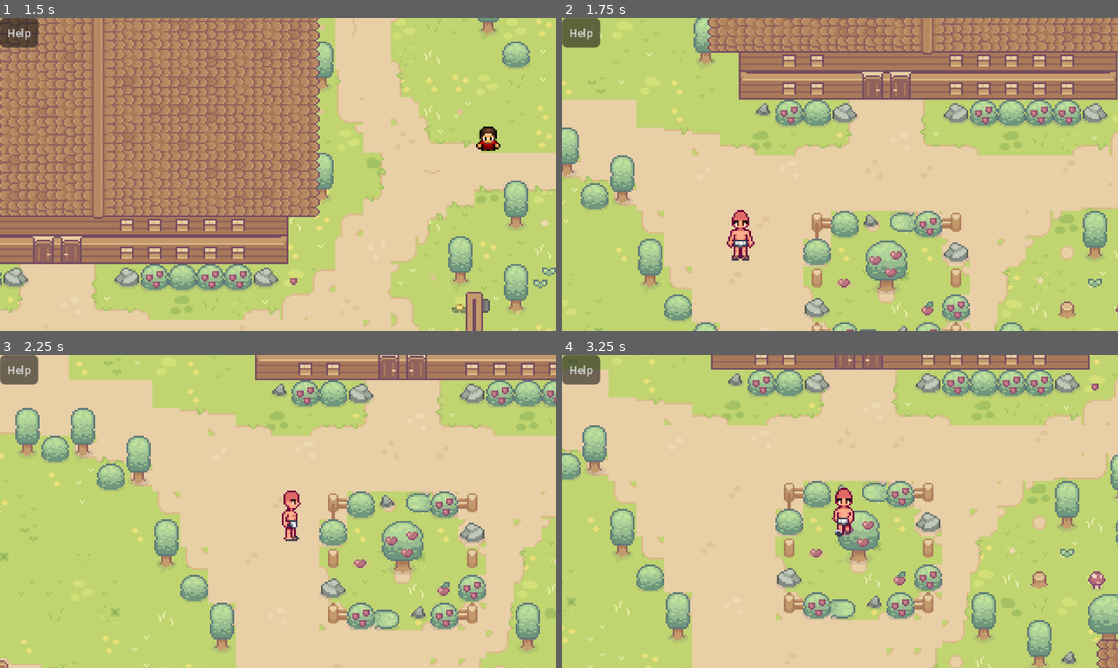
Above: before the commit, frames 1-4 (two rows, left to right).
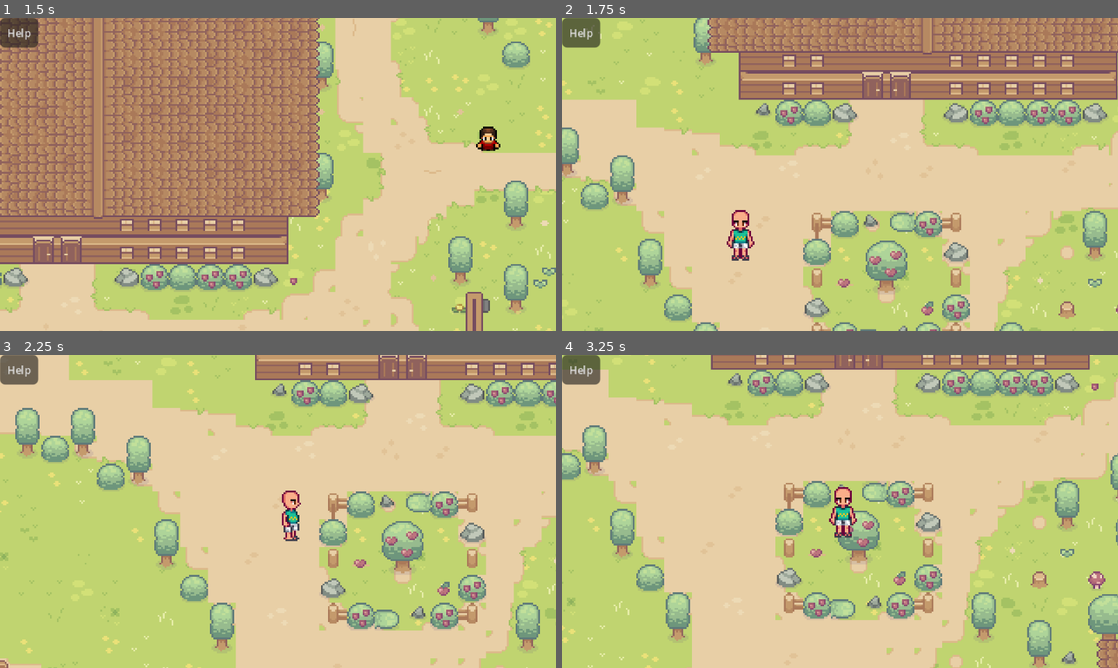
Above: after the commit, the same moments.

Repository: IainMacGraham/hollyburns
Game: Godot game, scene res://title_screen.tscn
Two runs of this game, one before a commit and one after it. Both use one fixed random seed, a clock stepped at 60 frames per second and the inputs below.
Inputs:
- Up to frame 1 (1.5 s): click "START" at 0.5 s; click "START" at 1.25 s
- Up to frame 2 (1.75 s): no input
- Up to frame 3 (2.25 s): hold D (move_right) from 2.03 s (still down); tap C (chat) at 2.1 s
- Up to frame 4 (3.25 s): release D (move_right) at 2.78 s; hold S (move_down) from 2.78 s (still down); tap F (interact) at 2.85 s

Frame 1 is identical in both runs. In frame 2, 0.2% of the frame differs, in the area x 30-34%, y 61-74%; in frame 3, 0.3%; in frame 4, 0.5%, in the area x 48-54%, y 42-59%.

Commit message:
Pre-OpenAI backup — Eidolon version

Diff:
--- a/player.tscn
+++ b/player.tscn
@@ -1,30 +1,33 @@
 [gd_scene format=3 uid="uid://c34y23oney586"]
 
 [ext_resource type="Script" uid="uid://cn4sf2g4k2qxs" path="res://player.gd" id="1_4flbx"]
-[ext_resource type="Texture2D" uid="uid://cxi44f3y71lin" path="res://Animations/down1.png" id="2_hqtel"]
-[ext_resource type="Texture2D" uid="uid://usvlo6ebjdtj" path="res://Animations/stillFront.png" id="2_nvl01"]
-[ext_resource type="Texture2D" uid="uid://copls6b0l0gnb" path="res://Animations/down2.png" id="3_sweqy"]
-[ext_resource type="Texture2D" uid="uid://bj46mmo34ynep" path="res://Animations/faceLeftStill.png" id="5_ivps1"]
-[ext_resource type="Texture2D" uid="uid://5ewfk1auqbr5" path="res://Animations/leftWalk1.png" id="6_urp6f"]
-[ext_resource type="Texture2D" uid="uid://b4fx6cn8xwixj" path="res://Animations/leftWalk2.png" id="7_bwjto"]
-[ext_resource type="Texture2D" uid="uid://0vdle1hcqf6" path="res://Animations/faceRightStill.png" id="8_606se"]
-[ext_resource type="Texture2D" uid="uid://dsryyh72bx5o4" path="res://Animations/rightWalk1.png" id="9_u1c27"]
-[ext_resource type="Texture2D" uid="uid://kh6vgpv7s8jt" path="res://Animations/rightWalk2.png" id="10_op7ga"]
-[ext_resource type="Texture2D" uid="uid://bahuwm5tjmi1s" path="res://Animations/backStill.png" id="11_bwjto"]
-[ext_resource type="Texture2D" uid="uid://bor5ofyf6yrct" path="res://Animations/backWalk1.png" id="12_606se"]
-[ext_resource type="Texture2D" uid="uid://c343cq3ugi00x" path="res://Animations/backWalk2.png" id="13_u1c27"]
+[ext_resource type="Texture2D" uid="uid://ds18t7dglbros" path="res://Animations/Playerdown1.png" id="2_urp6f"]
+[ext_resource type="Texture2D" uid="uid://bc7f2go00madb" path="res://Animations/Playerdown2.png" id="3_bwjto"]
+[ext_resource type="Texture2D" uid="uid://5mh1k6v4n04k" path="res://Animations/Playerdown3.png" id="4_606se"]
+[ext_resource type="Texture2D" uid="uid://ckc78cfblkeks" path="res://Animations/PlayerLeftSide1.png" id="5_u1c27"]
+[ext_resource type="Texture2D" uid="uid://ddncs1u56dras" path="res://Animations/PlayerLeftSide2.png" id="6_op7ga"]
+[ext_resource type="Texture2D" uid="uid://g1nx1jls7nuf" path="res://Animations/PlayerLeftSide3.png" id="7_q13i1"]
+[ext_resource type="Texture2D" uid="uid://ck5bwujprtkmr" path="res://Animations/Playerside1.png" id="8_pylmc"]
+[ext_resource type="Texture2D" uid="uid://dhru60q7vd1e7" path="res://Animations/Playerside2.png" id="9_pbfsw"]
+[ext_resource type="Texture2D" uid="uid://dvn08n2ecpa5x" path="res://Animations/Playerside3.png" id="10_5tmop"]
+[ext_resource type="Texture2D" uid="uid://6cs5qwevdada" path="res://Animations/Playerup1.png" id="11_7ahtn"]
+[ext_resource type="Texture2D" uid="uid://cra6flhiobofn" path="res://Animations/Playerup2.png" id="12_7lmhl"]
+[ext_resource type="Texture2D" uid="uid://btxo2t5jgu7hs" path="res://Animations/Playerup3.png" id="13_dx0e4"]
 
 [sub_resource type="SpriteFrames" id="SpriteFrames_2hs0m"]
 animations = [{
 "frames": [{
 "duration": 1.0,
-"texture": ExtResource("2_nvl01")
+"texture": ExtResource("2_urp6f")
 }, {
 "duration": 1.0,
-"texture": ExtResource("2_hqtel")
+"texture": ExtResource("3_bwjto")
 }, {
 "duration": 1.0,
-"texture": ExtResource("3_sweqy")
+"texture": ExtResource("2_urp6f")
+}, {
+"duration": 1.0,
+"texture": ExtResource("4_606se")
 }],
 "loop": true,
 "name": &"walk_down",
@@ -32,13 +35,16 @@
 }, {
 "frames": [{
 "duration": 1.0,
-"texture": ExtResource("5_ivps1")
+"texture": ExtResource("5_u1c27")
 }, {
 "duration": 1.0,
-"texture": ExtResource("6_urp6f")
+"texture": ExtResource("6_op7ga")
 }, {
 "duration": 1.0,
-"texture": ExtResource("7_bwjto")
+"texture": ExtResource("5_u1c27")
+}, {
+"duration": 1.0,
+"texture": ExtResource("7_q13i1")
 }],
 "loop": true,
 "name": &"walk_left",
@@ -46,13 +52,16 @@
 }, {
 "frames": [{
 "duration": 1.0,
-"texture": ExtResource("8_606se")
+"texture": ExtResource("8_pylmc")
 }, {
 "duration": 1.0,
-"texture": ExtResource("9_u1c27")
+"texture": ExtResource("9_pbfsw")
 }, {
 "duration": 1.0,
-"texture": ExtResource("10_op7ga")
+"texture": ExtResource("8_pylmc")
+}, {
+"duration": 1.0,
+"texture": ExtResource("10_5tmop")
 }],
 "loop": true,
 "name": &"walk_right",
@@ -60,13 +69,16 @@
 }, {
 "frames": [{
 "duration": 1.0,
-"texture": ExtResource("11_bwjto")
+"texture": ExtResource("11_7ahtn")
 }, {
 "duration": 1.0,
-"texture": ExtResource("12_606se")
+"texture": ExtResource("12_7lmhl")
 }, {
 "duration": 1.0,
-"texture": ExtResource("13_u1c27")
+"texture": ExtResource("11_7ahtn")
+}, {
+"duration": 1.0,
+"texture": ExtResource("13_dx0e4")
 }],
 "loop": true,
 "name": &"walk_up",
@@ -86,14 +98,13 @@
 [node name="AnimatedSprite2D" type="AnimatedSprite2D" parent="." unique_id=403968873]
 sprite_frames = SubResource("SpriteFrames_2hs0m")
 animation = &"walk_down"
+frame_progress = 0.42847872
 
 [node name="CollisionShape2D" type="CollisionShape2D" parent="." unique_id=17647306]
-visible = false
 position = Vector2(0, 8)
 shape = SubResource("CapsuleShape2D_urp6f")
 
 [node name="InteractionArea" type="Area2D" parent="." unique_id=889936258]
-visible = false
 
 [node name="CollisionShape2D" type="CollisionShape2D" parent="InteractionArea" unique_id=1382525795]
 shape = SubResource("CircleShape2D_i3pqv")
Binary file added: Animations/PlayerLeftSide1.png
Not shown, changed: Animations/PlayerLeftSide1.png.import
Binary file added: Animations/PlayerLeftSide2.png
Not shown, changed: Animations/PlayerLeftSide2.png.import
Binary file added: Animations/PlayerLeftSide3.png
Not shown, changed: Animations/PlayerLeftSide3.png.import
Binary file added: Animations/Playerdown1.png
Not shown, changed: Animations/Playerdown1.png.import
Binary file added: Animations/Playerdown2.png
Not shown, changed: Animations/Playerdown2.png.import
Binary file added: Animations/Playerdown3.png
Not shown, changed: Animations/Playerdown3.png.import
(and 24 more such lines)
